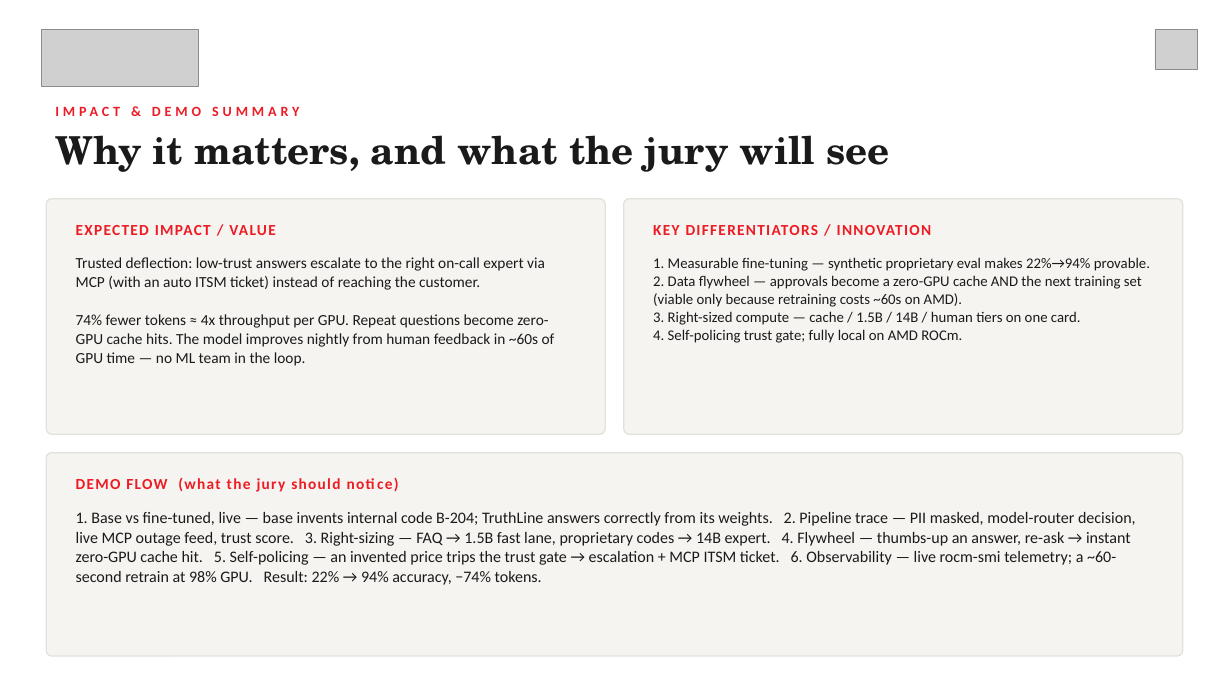
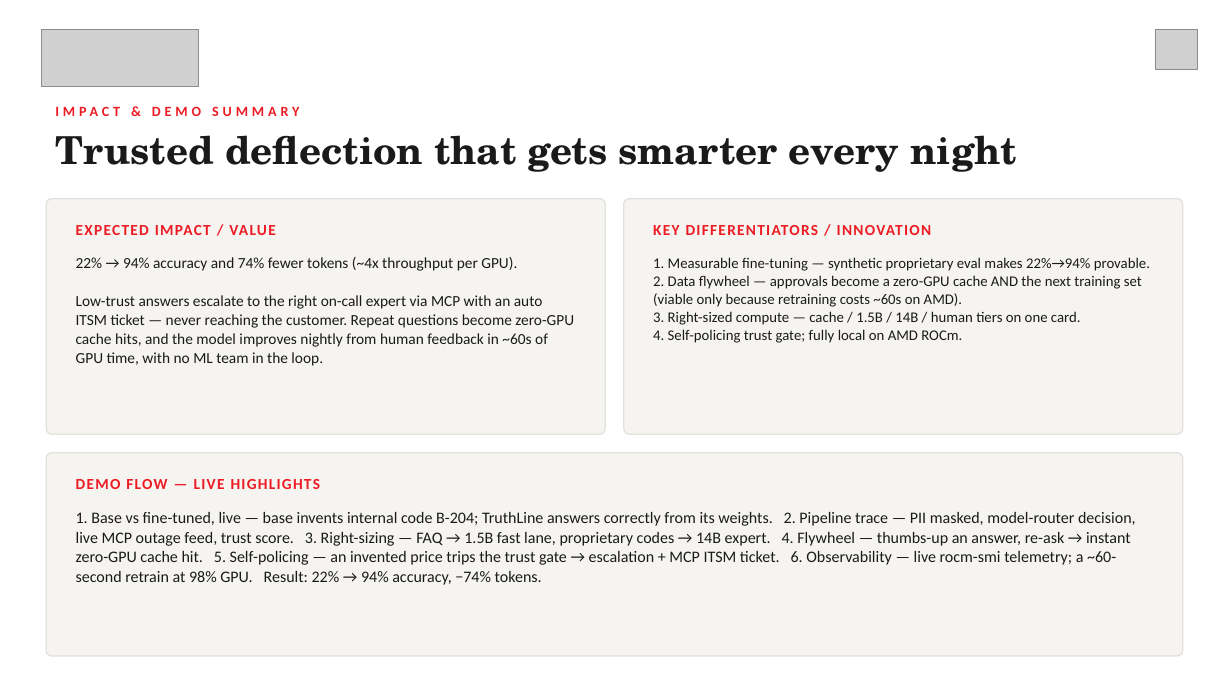
Before and after one commit to Prash8830/amd, a slide deck: slide 6 of submission/TCS_AMD_AI_Hackathon_Submission_TruthLine.pptx. Drawn at 1232x693 pixels with LibreOffice and Linux fonts; fonts in the diff are those of the drawing; grey boxes stand for pictures. Boxes give left, top, right and bottom in pixels: in the first picture for what was removed or moved away, otherwise in the second. Text is boxed around its words. In the diff, an @@ line names an element or a change of style, - is before the commit and + after.

```diff
--- a/submission/TCS_AMD_AI_Hackathon_Submission_TruthLine.pptx
+++ b/submission/TCS_AMD_AI_Hackathon_Submission_TruthLine.pptx
@@ text at [55,135,1017,172]: text changed @@
-Why it matters, and what the jury will see
+Trusted deflection that gets smarter every night
@@ text at [76,257,574,366]: text changed @@
-Trusted deflection: low-trust answers escalate to the right on-call expert via MCP (with an auto ITSM ticket) instead of reaching the customer.
-74% fewer tokens ≈ 4x throughput per GPU. Repeat questions become zero-GPU cache hits. The model improves nightly from human feedback in ~60s of GPU time — no ML team in the loop.
+22% → 94% accuracy and 74% fewer tokens (~4x throughput per GPU).
+Low-trust answers escalate to the right on-call expert via MCP with an auto ITSM ticket — never reaching the customer. Repeat questions become zero-GPU cache hits, and the model improves nightly from human feedback in ~60s of GPU time, with no ML team in the loop.
@@ text at [76,479,321,489]: text changed @@
-DEMO FLOW (what the jury should notice)
+DEMO FLOW — LIVE HIGHLIGHTS
```
Also in this commit, not shown: 4 other slides changed, 1 other file.
